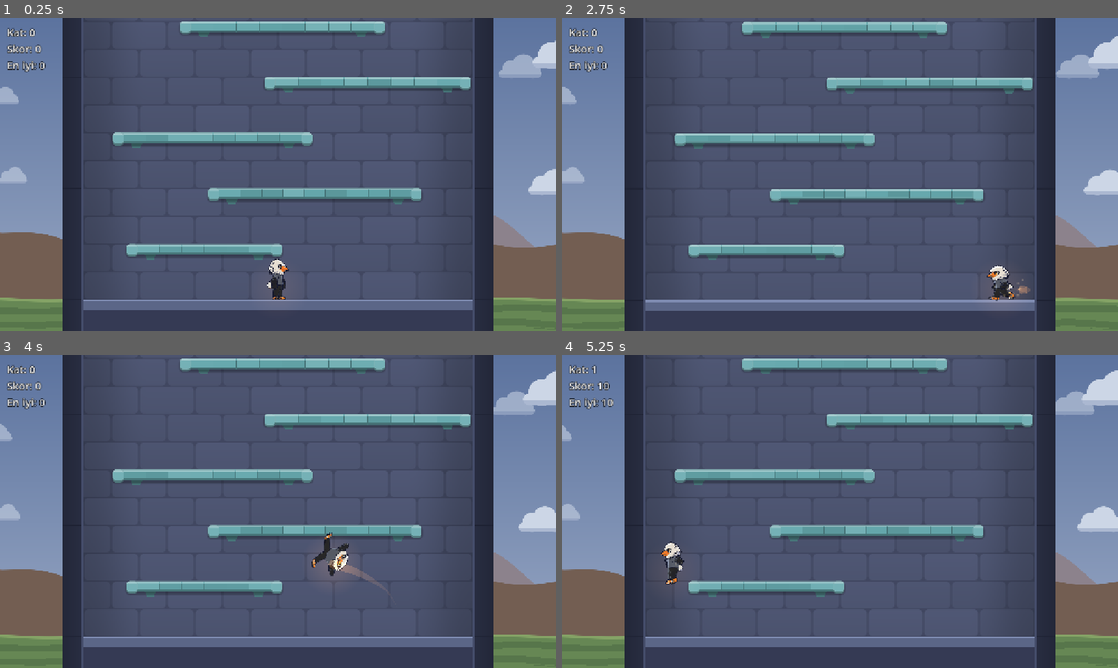
Above: before the commit, frames 1-4 (two rows, left to right).
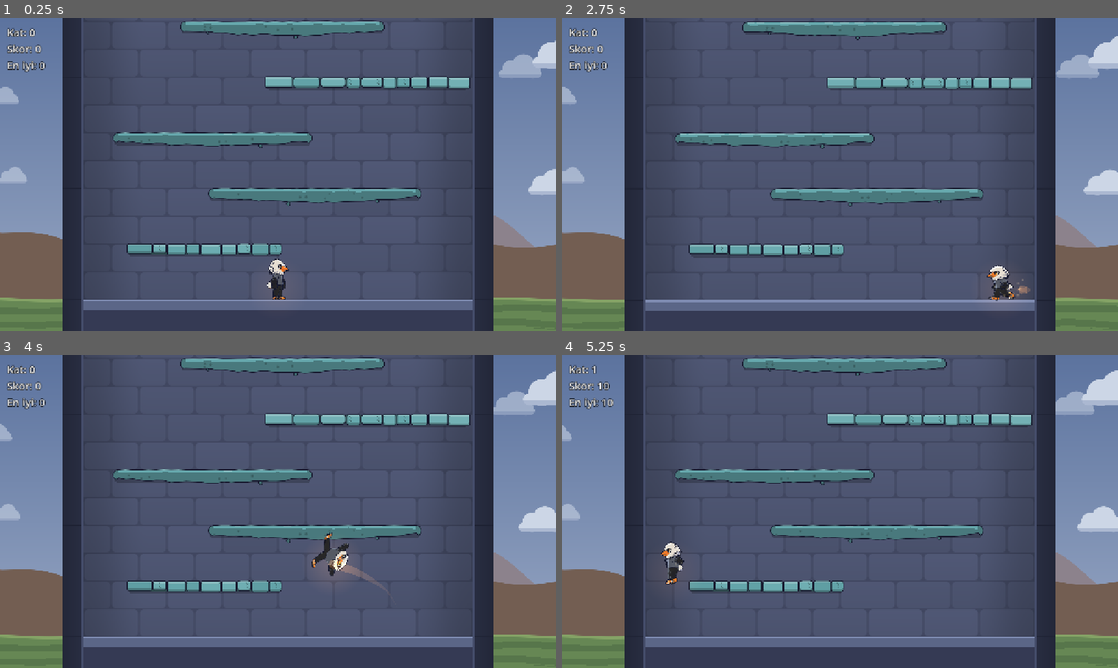
Above: after the commit, the same moments.

Repository: tahapek5454/Tower-Climb
Game: Godot game, scene res://scenes/main.tscn
The game is run twice, just before and just after one commit, with the same random seed, the same clock (stepped at 60 frames per second) and the same inputs.
Inputs (mouse positions are in pixels of both pictures, inside the frame that each line leads up to):
- Up to frame 1 (0.25 s): no input
- Up to frame 2 (2.75 s): tap Enter at 0.5 s; move the mouse to (962, 158) at 0.52 s; hold Right (move_right) 0.53-1.25 s; hold Shift 0.53-1.25 s; click (962, 158) at 0.67 s; tap Space (jump) at 0.77, 1.07 s; drag from (728, 190) to (812, 237) at 1.27 s; move the mouse to (895, 105) at 2.02 s; hold Right (move_right) from 2.03 s (still down); tap Ctrl at 2.1 s
- Up to frame 3 (4 s): release Right (move_right) at 2.75 s; drag from (250, 574) to (111, 464) at 2.77 s; move the mouse to (444, 558) at 3.52 s; hold Left (move_left) from 3.53 s (still down); tap Alt at 3.6 s; tap Space (jump) at 3.77 s
- Up to frame 4 (5.25 s): tap Space (jump) at 4.07 s; release Left (move_left) at 4.25 s; drag from (673, 464) to (756, 433) at 4.27 s; move the mouse to (867, 511) at 5.02 s; hold Left (move_left) from 5.03 s (still down); hold Shift from 5.03 s (still down); click (867, 511) at 5.17 s

The runs differ from the first frame. In frame 1, 4.7% of the frame differs, in the area x 20-85%, y 0-78%; in frame 2, 4.8%, in the area x 20-85%, y 1-78%; in frame 3, 4.7%; in frame 4, 4.7%.

Commit message:
feat: platform stilleri temalara bağlandı, her bölümde iki stil karışık (Aşama 4, madde 6b)
Co-Authored-By: Claude Opus 5.5 <noreply@anthropic.com>

Diff:
--- a/scripts/tuning.gd
+++ b/scripts/tuning.gd
@@ -168,6 +168,8 @@
 const SECTION_FLOOR_INTERVAL: int = 100
 ## Yeni bölümün teması (renkler) bölüm platformundan sonra bu kadar kat boyunca yumuşakça gelir.
 const THEME_TRANSITION_FLOORS: float = 8.0
+## Her temanın iki platform stili var (WorldPalette.PLATFORM_STYLES); ikincisinin çıkma olasılığı.
+const PLATFORM_SECONDARY_STYLE_CHANCE: float = 0.35
 ## Platform genişliği bu kata kadar MAX'tan MIN'e doğrusal daralır.
 const PLATFORM_NARROW_FLOORS: int = 300
 ## Her bölüm bu kadar geniş başlar (nefes payı); bölüm boyunca pay erir.
--- a/scripts/world/platform.gd
+++ b/scripts/world/platform.gd
@@ -28,7 +28,10 @@
 
 	var visual := PlatformVisual.new()
 	visual.name = "Visual"
-	visual.setup(width, WorldPalette.PLATFORM_SECTION if is_section else _theme_color(), floor_number)
+	if is_section:
+		visual.setup(width, WorldPalette.PLATFORM_SECTION, floor_number, WorldPalette.SECTION_PLATFORM_STYLE)
+	else:
+		visual.setup(width, _theme_color(), floor_number, ThemeRules.platform_style(floor_number, _style_roll()))
 	add_child(visual)
 
 
@@ -36,6 +39,13 @@
 func _theme_color() -> Color:
 	var theme_position: float = ThemeRules.position(float(floor_number))
 	return WorldPalette.colors_at(theme_position)[&"platform"]
+
+
+## Kata bağlı sabit rastgele sayı (0..1): aynı kat hep aynı stili alır.
+func _style_roll() -> float:
+	var rng := RandomNumberGenerator.new()
+	rng.seed = hash(floor_number * 7919 + 13)
+	return rng.randf()
 
 
 ## Bölüm platformunun arkasında yumuşak, toplamalı sarı ışık hâlesi.
--- a/scripts/world/theme_rules.gd
+++ b/scripts/world/theme_rules.gd
@@ -24,6 +24,15 @@
 	return -world_y / Tuning.FLOOR_SPACING
 
 
+## Katın platform stili: katın temasının (geçişin ortasında yenisine geçer) ana stili, roll (0..1)
+## PLATFORM_SECONDARY_STYLE_CHANCE'ın altındaysa ikinci stili. Bölüm platformu ayrı (Platform'da).
+static func platform_style(floor_number: int, roll: float) -> StringName:
+	var theme_position: float = position(float(floor_number))
+	var styles: Array = WorldPalette.PLATFORM_STYLES[
+			theme_index(roundf(theme_position), WorldPalette.PLATFORM_STYLES.size())]
+	return styles[1] if roll < Tuning.PLATFORM_SECONDARY_STYLE_CHANCE else styles[0]
+
+
 ## Tema konumunun tam kısmının, count temalık döngüdeki sırası (son temadan sonra başa döner).
 static func theme_index(theme_position: float, count: int) -> int:
 	return posmod(floori(theme_position), count)
--- a/scripts/world/world_palette.gd
+++ b/scripts/world/world_palette.gd
@@ -10,6 +10,18 @@
 ## sky_top/bottom, hill_far/near (dağlar; sadece ilk katlarda görünür), cloud/cloud_shade.
 
 const THEME_NAMES: PackedStringArray = ["Taş kule", "Yosunlu", "Alacakaranlık", "Buz", "Gece"]
+
+## Her temanın platform stilleri: [ana stil, araya karışan ikinci stil] (bkz. PlatformVisual).
+## Hangisinin çıkacağı ThemeRules.platform_style'da.
+const PLATFORM_STYLES: Array[Array] = [
+	[&"masonry", &"rock"],
+	[&"plank", &"rock"],
+	[&"metal", &"masonry"],
+	[&"ice", &"rock"],
+	[&"crystal", &"rock"],
+]
+## Bölüm platformunun stili (altın "kapı"; temadan bağımsız).
+const SECTION_PLATFORM_STYLE: StringName = &"blocks"
 
 ## Bölüm platformu (her 100 kat): altın sarısı, temadan bağımsız.
 const PLATFORM_SECTION := Color(0.95, 0.80, 0.35)
--- a/tests/test_theme_rules.gd
+++ b/tests/test_theme_rules.gd
@@ -71,3 +71,20 @@
 		for key: StringName in colors:
 			var luminance: float = (colors[key] as Color).get_luminance()
 			assert_true(luminance > 0.05 and luminance < 0.92, "tema %d %s çok uç: %.2f" % [i, key, luminance])
+
+
+func test_platform_style_mixes_primary_and_secondary() -> void:
+	var chance: float = Tuning.PLATFORM_SECONDARY_STYLE_CHANCE
+	var styles: Array = WorldPalette.PLATFORM_STYLES[0]
+	assert_eq(ThemeRules.platform_style(5, chance - 0.01), styles[1], "düşük zar ikinci stil")
+	assert_eq(ThemeRules.platform_style(5, chance + 0.01), styles[0], "yüksek zar ana stil")
+
+
+func test_platform_style_follows_theme() -> void:
+	var interval: int = Tuning.SECTION_FLOOR_INTERVAL
+	var after_transition: int = interval + ceili(Tuning.THEME_TRANSITION_FLOORS) + 1
+	assert_eq(ThemeRules.platform_style(after_transition, 0.99), WorldPalette.PLATFORM_STYLES[1][0])
+	var count: int = WorldPalette.PLATFORM_STYLES.size()
+	assert_eq(count, WorldPalette.theme_count(), "her temanın stil listesi var")
+	var wrapped: int = interval * count + ceili(Tuning.THEME_TRANSITION_FLOORS) + 1
+	assert_eq(ThemeRules.platform_style(wrapped, 0.99), WorldPalette.PLATFORM_STYLES[0][0], "döngü")
Not shown, changed: docs/PROGRESS.md
